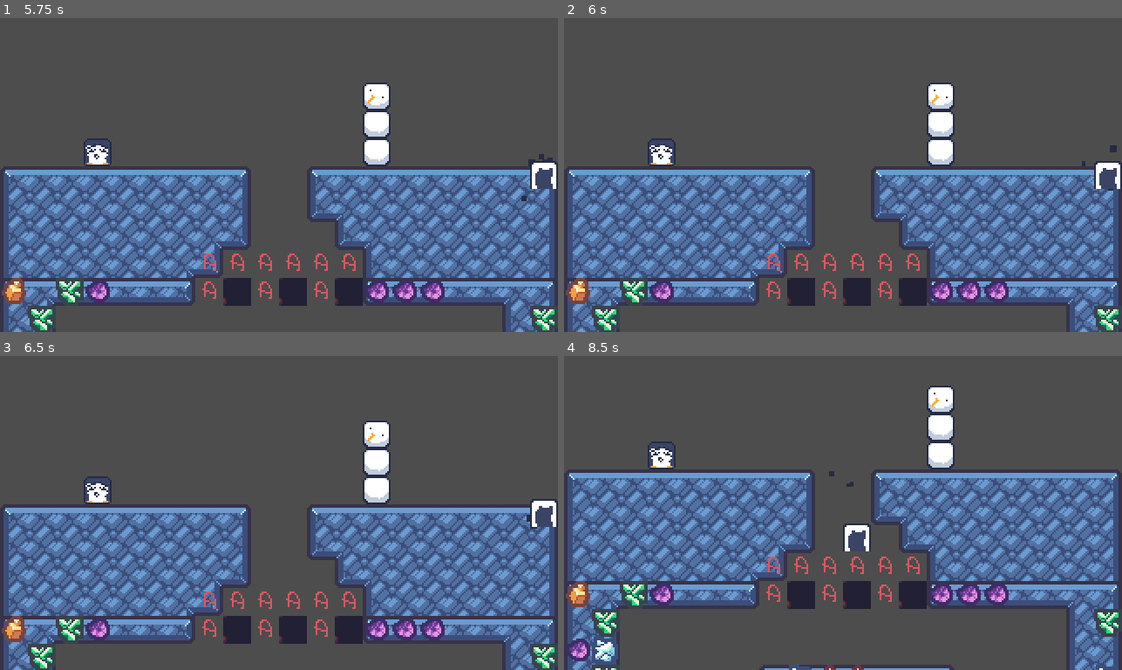
Above: before the commit, frames 1-4 (two rows, left to right).
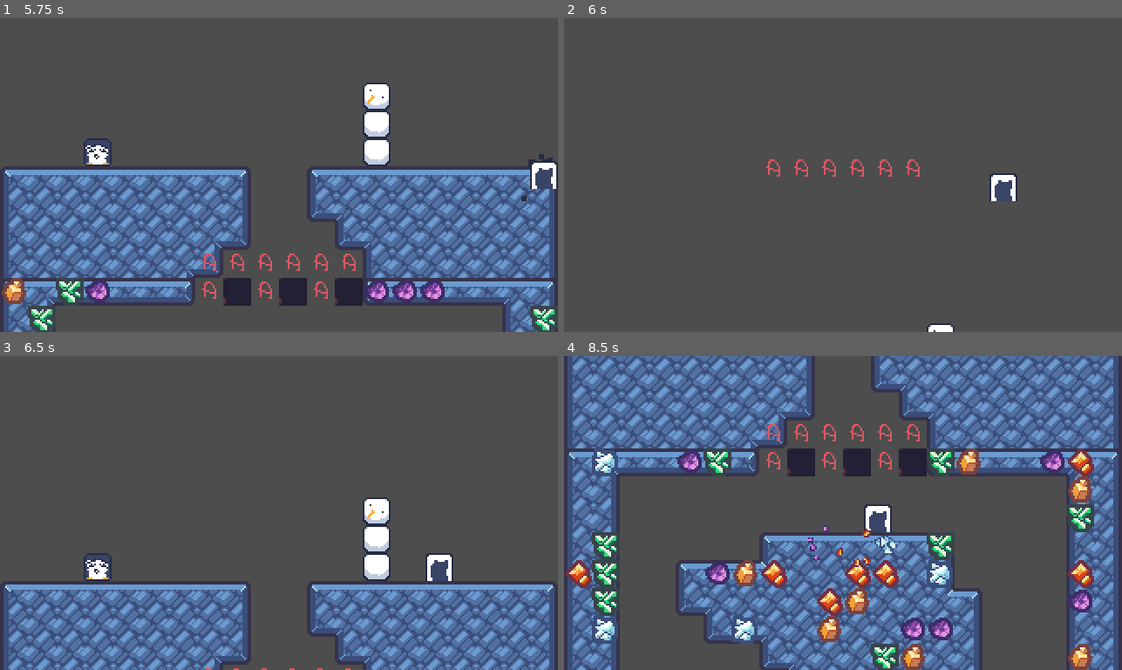
Above: after the commit, the same moments.

Repository: Ninesliced/ludumdare-57
Game: Godot game, scene res://scenes/main.tscn
The game is run twice, just before and just after one commit, with the same random seed, the same clock (stepped at 60 frames per second) and the same inputs. The engine's default icon, where the game draws it, is replaced by a stand-in: a white triangle on a blue panel in a dark square.
Inputs (mouse positions are in pixels of both pictures, inside the frame that each line leads up to):
- Up to frame 1 (5.75 s): move the mouse to (401, 159) at 0.52 s; hold D (right) 0.53-1.25 s; tap J (burrow) every 1.5 s from 0.6 to 5.1 s; click (401, 159) at 0.67 s; tap Space (jump) at 0.77, 3.77 s; drag from (167, 190) to (11, 325) at 1.27 s; tap Enter at 2 s; move the mouse to (334, 105) at 2.02 s; hold A (left) 2.03-2.75 s; drag from (251, 237) to (44, 319) at 2.77 s; move the mouse to (446, 222) at 3.52 s; hold D (right) 3.53-4.25 s; drag from (111, 127) to (66, 291) at 4.27 s; move the mouse to (306, 175) at 5.02 s; hold D (right) from 5.03 s (still down); click (306, 175) at 5.17 s
- Up to frame 2 (6 s): release D (right) at 5.75 s; tap R (restart) at 5.75 s; drag from (759, 96) to (664, 291) at 5.77 s
- Up to frame 3 (6.5 s): no input
- Up to frame 4 (8.5 s): move the mouse to (965, 497) at 6.52 s; hold A (left) 6.53-7.25 s; tap J (burrow) at 6.6, 8.1 s; tap Space (jump) at 6.77 s; drag from (731, 528) to (943, 629) at 7.27 s; move the mouse to (898, 443) at 8.02 s; hold D (right) from 8.03 s (still down)

Frame 1 is identical in both runs. In frame 2, 41% of the frame differs, in the area x 0-100%, y 20-100%; in frame 3, 44%; in frame 4, 81%, in the area x 0-100%, y 0-100%.
Error before the commit: Parse Error: Preload file "res://scenes/ui/menu_manager.tscn" does not exist. (res://global.gd:8)

Commit message:
FIX issue added logo

Diff:
--- a/global.gd
+++ b/global.gd
@@ -5,7 +5,15 @@
 
 var menu_manager: MenuManager
 
-@onready var menu_manager_scene = preload("res://scenes/ui/menu_manager.tscn")
+var minerals_icon = {
+	Inventory.Minerals.RUBY: preload("res://assets/images/particle/ruby.png"),
+	Inventory.Minerals.EMERALD: preload("res:///assets/images/particle/emerald.png"),
+	Inventory.Minerals.TOPAZ: preload("res:///assets/images/particle/topaz.png"),
+	Inventory.Minerals.DIAMOND: preload("res:///assets/images/particle/diamond.png"),
+	Inventory.Minerals.AMETHYST: preload("res:///assets/images/particle/amethyst.png")
+}
+
+@onready var menu_manager_scene = preload("res://scenes/ui/menu/menu_manager.tscn")
 
 # Called when the node enters the scene tree for the first time.
 func _ready():
--- a/scenes/inventory/inventory.gd
+++ b/scenes/inventory/inventory.gd
@@ -2,9 +2,7 @@
 class_name Inventory
 const NB_MINERAL = 5
 
-var ressource = [0,0,0,0,0]
-
-enum
+enum Minerals
 {
     RUBY = 0,
     EMERALD = 1,
@@ -12,3 +10,11 @@
     DIAMOND = 3,
     AMETHYST = 4
 }
+
+@export var minerals: Dictionary[Minerals, int] = {
+    Minerals.RUBY: 0,
+    Minerals.EMERALD: 0,
+    Minerals.TOPAZ: 0,
+    Minerals.DIAMOND: 0,
+    Minerals.AMETHYST: 0
+}
--- /dev/null
+++ b/scenes/inventory/inventory.tres
@@ -0,0 +1,14 @@
+[gd_resource type="Resource" script_class="Inventory" load_steps=2 format=3 uid="uid://cx8ev761d6518"]
+
+[ext_resource type="Script" uid="uid://bakdc0bewx1nh" path="res://scenes/inventory/inventory.gd" id="1_mq1hf"]
+
+[resource]
+script = ExtResource("1_mq1hf")
+minerals = Dictionary[int, int]({
+0: 0,
+1: 0,
+2: 0,
+3: 0,
+4: 0
+})
+metadata/_custom_type_script = "uid://bakdc0bewx1nh"
--- a/scenes/main.tscn
+++ b/scenes/main.tscn
@@ -1,7 +1,8 @@
-[gd_scene load_steps=3 format=3 uid="uid://kybu6dqvpe2k"]
+[gd_scene load_steps=4 format=3 uid="uid://kybu6dqvpe2k"]
 
 [ext_resource type="PackedScene" uid="uid://lcxbby8vf4wh" path="res://scenes/map/map_loader.tscn" id="1_o5qli"]
 [ext_resource type="PackedScene" uid="uid://tagu2jmfaknx" path="res://scenes/entities/player/player.tscn" id="2_0wfyh"]
+[ext_resource type="Resource" uid="uid://cx8ev761d6518" path="res://scenes/inventory/inventory.tres" id="3_sugp2"]
 
 [node name="Main" type="Node2D"]
 
@@ -9,3 +10,4 @@
 
 [node name="Player" parent="." groups=["player"] instance=ExtResource("2_0wfyh")]
 position = Vector2(252, -10)
+inventory = ExtResource("3_sugp2")
